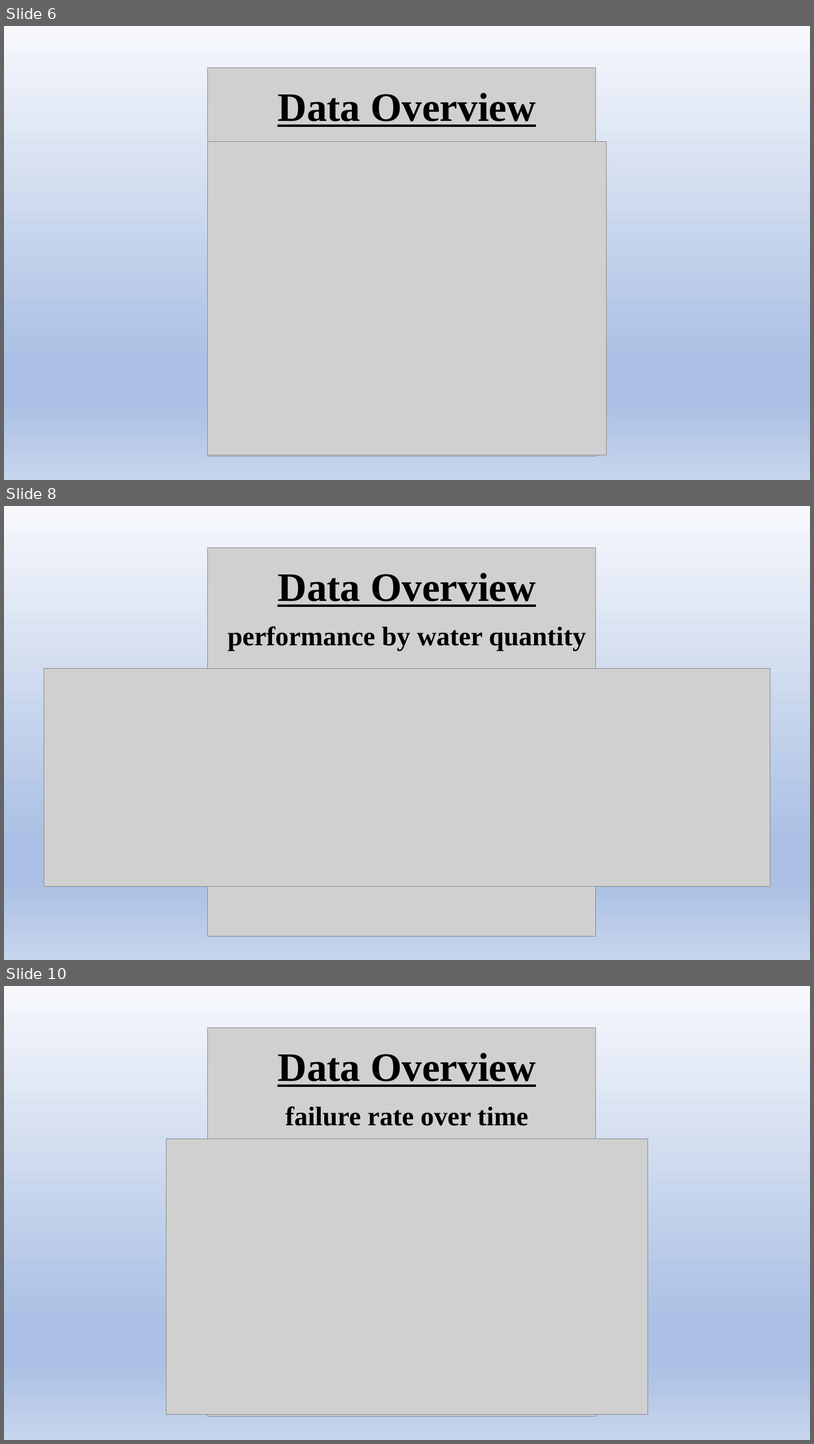
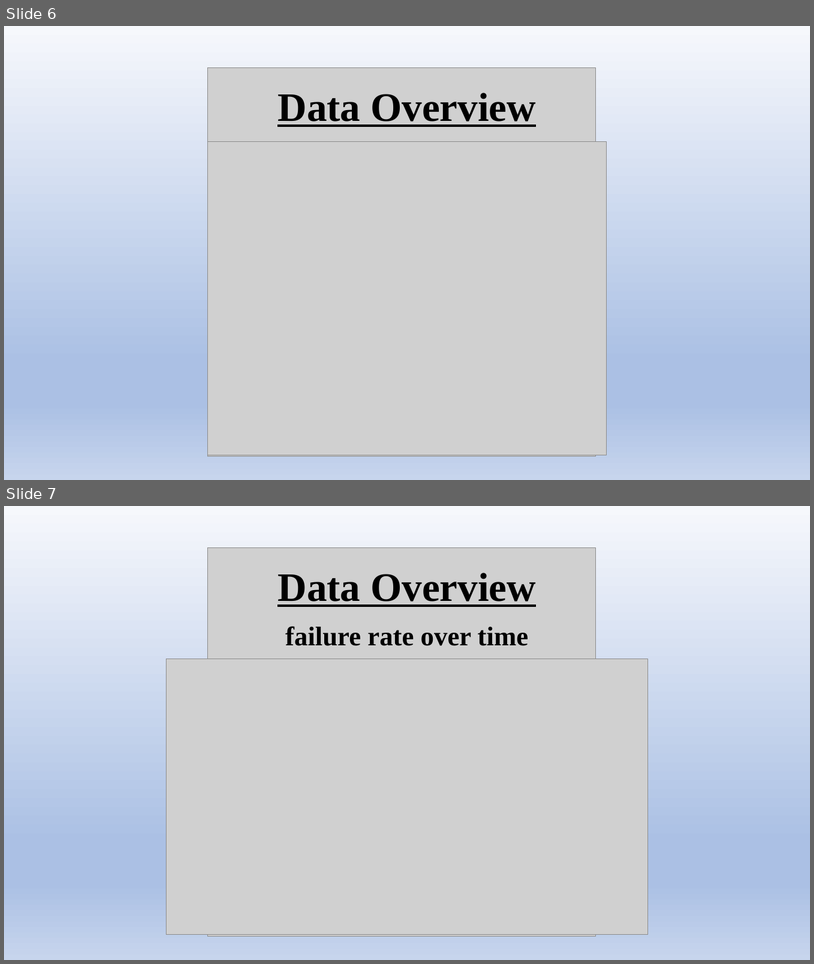
Before and after one commit to aarongalbraith/flatiron-phase3-project, a slide deck: presentation.pptx. Shown one above the other, each under a label of ours: slides 6, 8 and 10 before the commit, slides 6 and 7 after it; the slides between them are not shown. The pictures are 814x1444 and 814x964 pixels, drawn with LibreOffice and Linux fonts; fonts in the diff are those of the drawing; grey boxes stand for pictures. Boxes give left, top, right and bottom in pixels: in the first picture for what was removed or moved away, otherwise in the second. Text is boxed around its words. In the diff, an @@ line names an element or a change of style, - is before the commit and + after.

```diff
--- a/presentation.pptx
+++ b/presentation.pptx
@@ slide 8 removed at (4,506,810,960), background gradient #F6F8FC to #ABC0E4 to #C7D5ED @@
@@ picture removed at (208,548,596,936) @@
@@ text removed at (228,573,587,651) @@
-Data Overview
-performance by water quantity
@@ picture removed at (44,669,770,886) @@
@@ what was slide 10 is now slide 7 @@
```
Also in this commit, not shown: 1 slide changed, 3 other slides removed, 4 other files.
